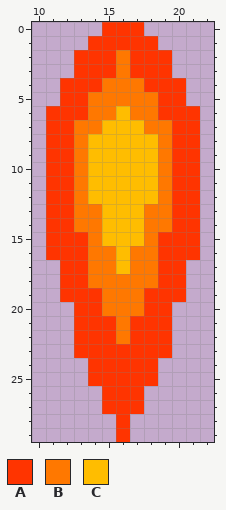
One commit to this pixel-art sprite: Novice/Resources/Player/bullet.png. Above is the file before it was changed.
The file is 30x30 pixels. Shown: x 10..22, y 0..29.
Palette (. is transparent): A #ff3400  B #ff7800  C #ffbd00
Pixels before, first column x 11:
 0 ....AAA....
 1 ...AAAAA...
 2 ..AAABAAA..
 3 ..AAABAAA..
 4 .AAABBBAAA.
 5 .AABBBBBAA.
 6 AAABBCBBAAA
 7 AABBCCCBBAA
 8 AABCCCCCBAA
 9 AABCCCCCBAA
10 AABCCCCCBAA
11 AABCCCCCBAA
12 AABCCCCCBAA
13 AABBCCCBBAA
14 AABBCCCBBAA
15 AAABCCCBAAA
16 AAABBCBBAAA
17 .AABBCBBAA.
18 .AABBBBBAA.
19 .AAABBBAAA.
20 ..AABBBAA..
21 ..AAABAAA..
22 ..AAABAAA..
23 ..AAAAAAA..
24 ...AAAAA...
25 ...AAAAA...
26 ....AAA....
27 ....AAA....
28 .....A.....
29 .....A.....
After:
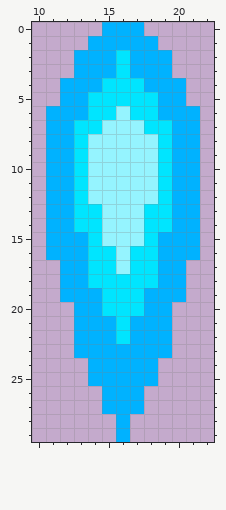
Difference:
colour A: #ff3400 -> #00b2ff
colour B: #ff7800 -> #00e5ff
colour C: #ffbd00 -> #95f4ff
Where, in picture pixels (left, top, right, bottom), the same in both pictures:
changed: (46, 22, 200, 442)
